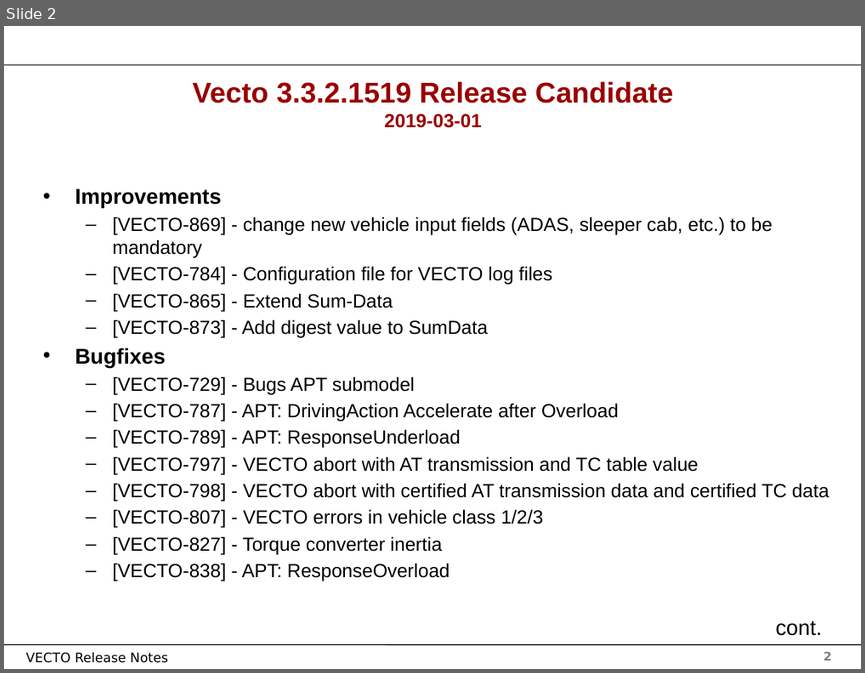
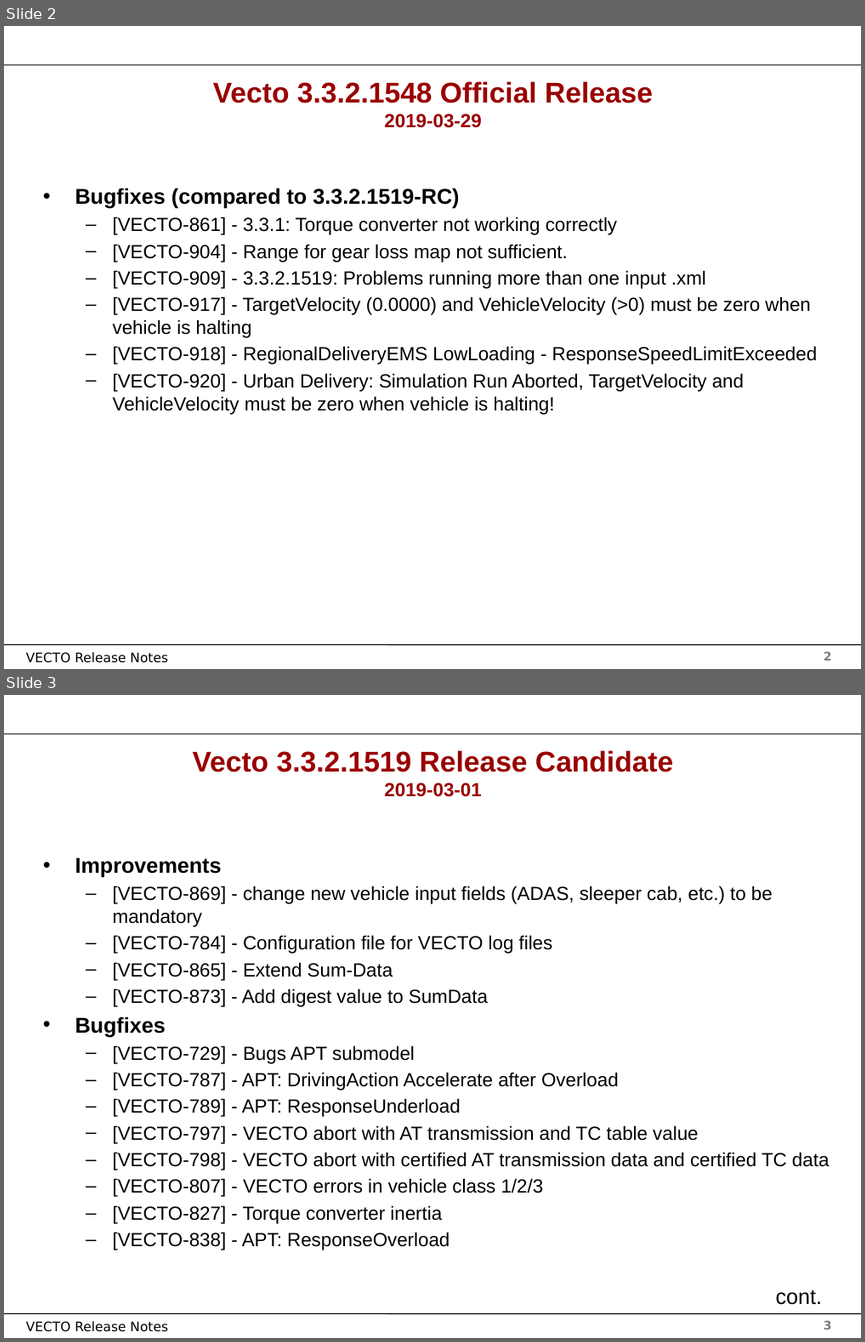
Before and after one commit to tanawadeatharva/BharatVECTO, a slide deck: Documentation/User Manual Source/Release Notes Vecto3.x.pptx. Shown one above the other, each under a label of ours: slide 2 before the commit, slides 2 and 3 after it. The pictures are 865x673 and 865x1342 pixels, drawn with LibreOffice and Linux fonts; fonts in the diff are those of the drawing; background and template pictures are left out. Boxes give left, top, right and bottom in pixels: in the first picture for what was removed or moved away, otherwise in the second. Text is boxed around its words. In the diff, an @@ line names an element or a change of style, - is before the commit and + after.

Commit message:
creating new release: 3.3.2.1548

```diff
--- a/Documentation/User Manual Source/Release Notes Vecto3.x.pptx
+++ b/Documentation/User Manual Source/Release Notes Vecto3.x.pptx
@@ slide 2 added at <box>4,26,861,669</box>, background #FFFFFF; not listed: 4 template elements that a slide beside it also shows @@
@@ title added at <box>213,81,653,128</box>, 24 pt, text #990000, bold @@
+Vecto 3.3.2.1548 Official Release
+2019-03-29
@@ text added at <box>75,188,817,414</box>, 16 pt, text #000000 @@
+• Bugfixes (compared to 3.3.2.1519-RC)
+  – [VECTO-861] - 3.3.1: Torque converter not working correctly
+  – [VECTO-904] - Range for gear loss map not sufficient.
+  – [VECTO-909] - 3.3.2.1519: Problems running more than one input .xml
+  – [VECTO-917] - TargetVelocity (0.0000) and VehicleVelocity (>0) must be zero when vehicle is halting
+  – [VECTO-918] - RegionalDeliveryEMS LowLoading - ResponseSpeedLimitExceeded
+  – [VECTO-920] - Urban Delivery: Simulation Run Aborted, TargetVelocity and VehicleVelocity must be zero when vehicle is halting!
@@ what was slide 2 is now slide 3 @@
@@ page number at <box>823,1320,832,1329</box>: text changed @@
-2
+3
```
Also in this commit, not shown: 1 slide changed, 13 other files.
